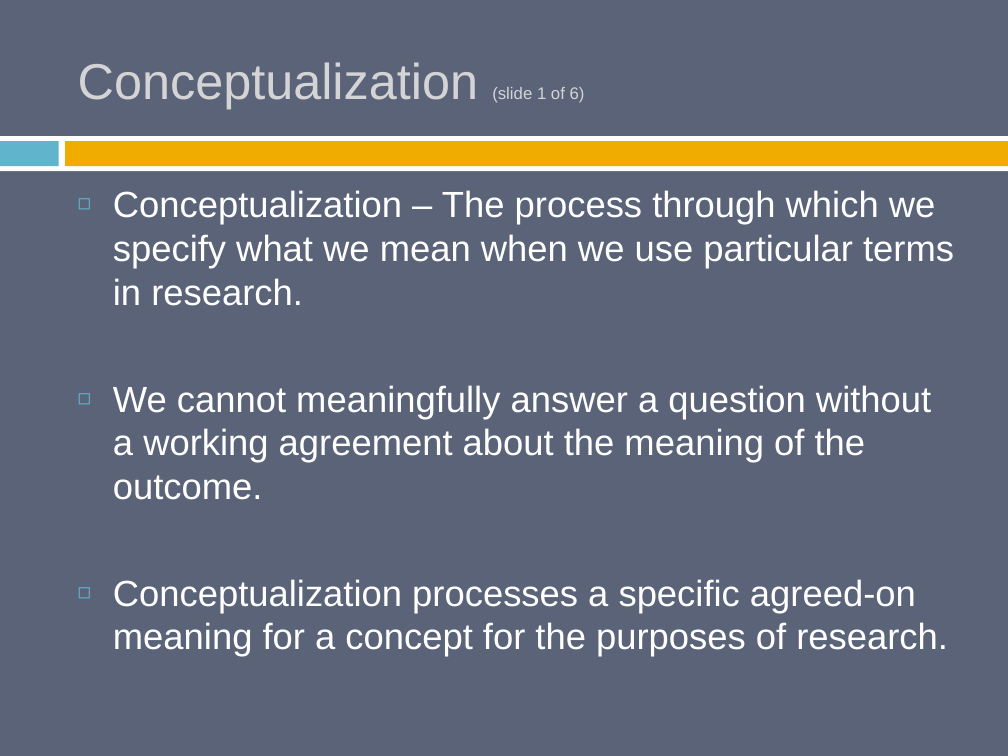
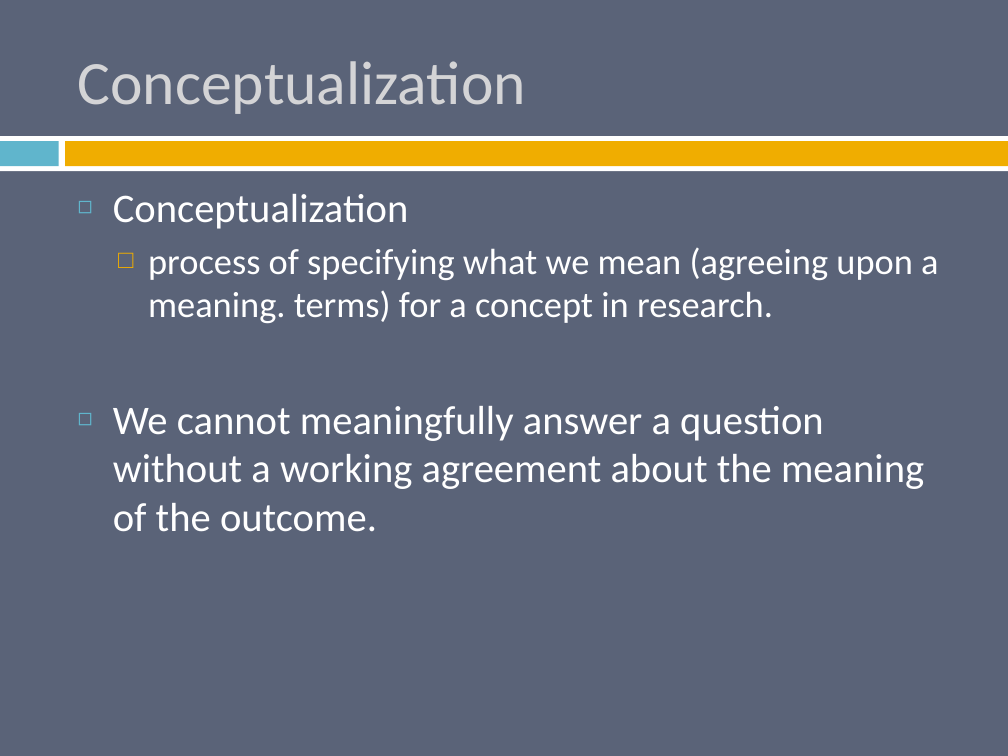
Before and after one commit to burrelvannjr/methods_csuf, a slide deck: slide 8 of ppts/Chapter 5 Slides.pptx (slide 5 before the commit). Drawn at 1008x756 pixels with LibreOffice and Linux fonts; fonts in the diff are those of the drawing. Boxes give left, top, right and bottom in pixels: in the first picture for what was removed or moved away, otherwise in the second. Text is boxed around its words. In the diff, an @@ line names an element or a change of style, - is before the commit and + after.

```diff
--- a/ppts/Chapter 5 Slides.pptx
+++ b/ppts/Chapter 5 Slides.pptx
@@ title at [78, 61, 526, 114]: text changed; size 36 to 44 pt; font Arial to Calibri @@
-Conceptualization (slide 1 of 6)
+Conceptualization
@@ text at [113, 194, 938, 323]: text changed; font Arial to Calibri @@
-◻ Conceptualization – The process through which we specify what we mean when we use particular terms in research.
+◻ Conceptualization
+  □ process of specifying what we mean (agreeing upon a meaning. terms) for a concept in research.
@@ text at [113, 406, 924, 532]: size 26 to 29 pt, font Arial to Calibri in "We cannot meaningfully answer a question without ..." @@
@@ text at [113, 579, 948, 657]: paragraph removed @@
-◻ Conceptualization processes a specific agreed-on meaning for a concept for the purposes of research.
```
Also in this commit, not shown: 26 other slides changed, 18 slides added, 2 slides removed, 67 other files.
